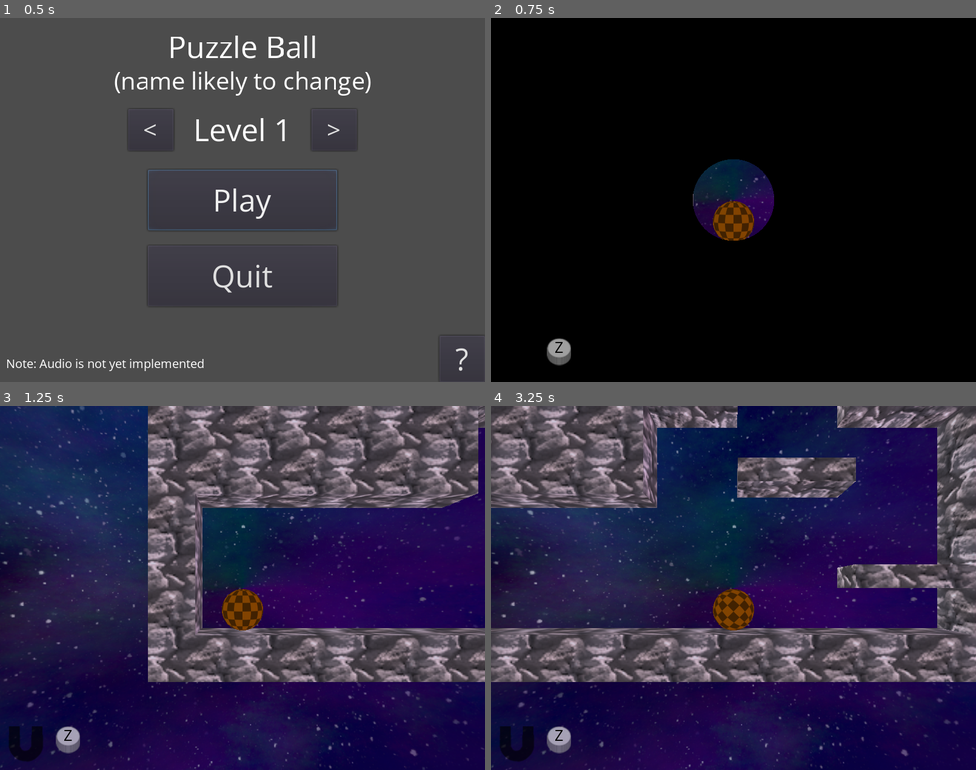
Above: before the commit, frames 1-4 (two rows, left to right).
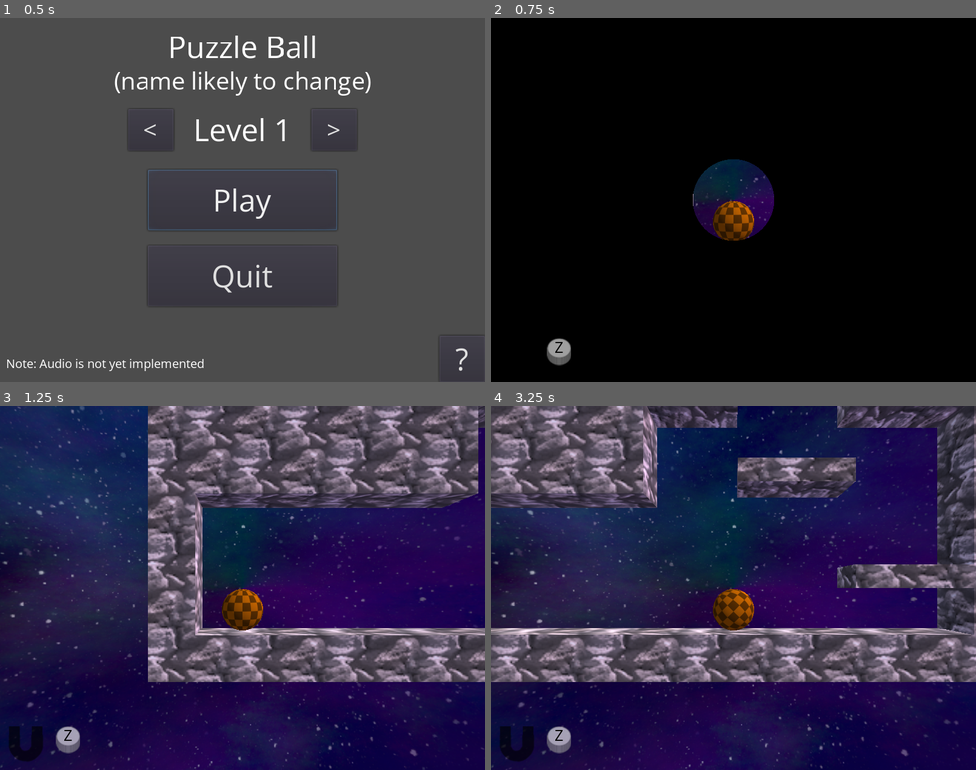
Above: after the commit, the same moments.

Repository: tomas7770/puzzle-ball
Game: Godot game, scene res://Scenes/UI/MainMenu/MainMenu.tscn
Two runs of this game, one before a commit and one after it. Both use one fixed random seed, a clock stepped at 60 frames per second and the inputs below.
Inputs (mouse positions are in pixels of both pictures, inside the frame that each line leads up to):
- Up to frame 1 (0.5 s): no input
- Up to frame 2 (0.75 s): click "Play" at 0.5 s
- Up to frame 3 (1.25 s): no input
- Up to frame 4 (3.25 s): tap Enter at 1.25 s; move the mouse to (840, 569) at 1.27 s; hold Right (plr1_right) 1.28-2 s; hold E (plr1_interact) 1.28-2 s; click (840, 569) at 1.42 s; tap Space (plr1_jump) at 1.52 s; drag from (636, 606) to (709, 660) at 2.02 s; move the mouse to (782, 507) at 2.77 s; hold Right (plr1_right) from 2.78 s (still down); hold E (plr1_interact) from 2.78 s (still down)

Frame 1 is identical in both runs. In frame 2, 0.3% of the frame differs, in the area x 41-55%, y 48-62%; in frame 3, 3.6%; in frame 4, 8.7%, in the area x 0-100%, y 0-63%.

Commit message:
Improve lighting

Diff:
--- /dev/null
+++ b/Scenes/DefaultLight/DefaultLight.tscn
@@ -0,0 +1,7 @@
+[gd_scene format=2]
+
+[node name="DefaultLight" type="Spatial"]
+
+[node name="DirectionalLight" type="DirectionalLight" parent="."]
+transform = Transform( 0.612372, 0.5, 0.612373, -0.707107, -4.14453e-08, 0.707107, 0.353553, -0.866025, 0.353553, 0, 0, 0 )
+light_energy = 0.75
--- a/Scenes/Levels/Level1/Level1.tscn
+++ b/Scenes/Levels/Level1/Level1.tscn
@@ -7,12 +7,12 @@
 [ext_resource path="res://addons/qodot/src/nodes/qodot_map.gd" type="Script" id=5]
 [ext_resource path="res://Scenes/ColoredBlock/ColoredBlock.tscn" type="PackedScene" id=6]
 [ext_resource path="res://textures/Map/rock.png" type="Texture" id=7]
+[ext_resource path="res://Scenes/DefaultLight/DefaultLight.tscn" type="PackedScene" id=8]
 [ext_resource path="res://Scenes/EndPortal/EndPortal.tscn" type="PackedScene" id=10]
 [ext_resource path="res://textures/BrownDoor.tres" type="Material" id=11]
 [ext_resource path="res://textures/GrayDoor.tres" type="Material" id=12]
 [ext_resource path="res://textures/GrayBlock.tres" type="Material" id=13]
 [ext_resource path="res://Scenes/ColoredDoor/ColoredDoor.tscn" type="PackedScene" id=14]
-
 
 [sub_resource type="BoxShape" id=15]
 extents = Vector3( 1, 3, 1 )
@@ -95,6 +95,8 @@
 
 [node name="PlayerBall" parent="." instance=ExtResource( 1 )]
 transform = Transform( 1, 0, 0, 0, 1, 0, 0, 0, 1, 3, 2, 0 )
+
+[node name="DefaultLight" parent="." instance=ExtResource( 8 )]
 
 [node name="BrownDoor" parent="." instance=ExtResource( 14 )]
 transform = Transform( 1, 0, 0, 0, 1, 0, 0, 0, 1, 12, 16, 0 )
--- a/Scenes/Levels/Level2/Level2.tscn
+++ b/Scenes/Levels/Level2/Level2.tscn
@@ -8,6 +8,7 @@
 [ext_resource path="res://Scenes/ColoredBlock/ColoredBlock.tscn" type="PackedScene" id=6]
 [ext_resource path="res://Scenes/ColoredDoor/ColoredDoor.tscn" type="PackedScene" id=7]
 [ext_resource path="res://textures/Map/rock.png" type="Texture" id=8]
+[ext_resource path="res://Scenes/DefaultLight/DefaultLight.tscn" type="PackedScene" id=9]
 [ext_resource path="res://textures/BlueDoor.tres" type="Material" id=10]
 [ext_resource path="res://Scenes/EndPortal/EndPortal.tscn" type="PackedScene" id=11]
 [ext_resource path="res://Scenes/RespawnButton/RespawnButton.tscn" type="PackedScene" id=12]
@@ -123,6 +124,8 @@
 
 [node name="PlayerBall" parent="." instance=ExtResource( 2 )]
 transform = Transform( 1, 0, 0, 0, 1, 0, 0, 0, 1, 13, 6, 0 )
+
+[node name="DefaultLight" parent="." instance=ExtResource( 9 )]
 
 [node name="GrayDoor" parent="." instance=ExtResource( 7 )]
 transform = Transform( 1, 0, 0, 0, 1, 0, 0, 0, 1, 5, 13, 0 )
--- a/Scenes/Levels/Level3/Level3.tscn
+++ b/Scenes/Levels/Level3/Level3.tscn
@@ -14,6 +14,7 @@
 [ext_resource path="res://Scenes/RespawnButton/RespawnButton.tscn" type="PackedScene" id=12]
 [ext_resource path="res://textures/GrayDoor.tres" type="Material" id=13]
 [ext_resource path="res://textures/GrayBlock.tres" type="Material" id=14]
+[ext_resource path="res://Scenes/DefaultLight/DefaultLight.tscn" type="PackedScene" id=15]
 
 [sub_resource type="BoxShape" id=151]
 extents = Vector3( 1, 2.5, 1 )
@@ -135,6 +136,8 @@
 
 [node name="PlayerBall" parent="." instance=ExtResource( 3 )]
 transform = Transform( 1, 0, 0, 0, 1, 0, 0, 0, 1, -20, 44, 0 )
+
+[node name="DefaultLight" parent="." instance=ExtResource( 15 )]
 
 [node name="GrayDoor" parent="." instance=ExtResource( 8 )]
 transform = Transform( 1, 0, 0, 0, 1, 0, 0, 0, 1, 33, 19.5, 0 )
--- a/Scenes/Levels/Level4/Level4.tscn
+++ b/Scenes/Levels/Level4/Level4.tscn
@@ -17,6 +17,7 @@
 [ext_resource path="res://textures/GrayDoor.tres" type="Material" id=15]
 [ext_resource path="res://textures/BrownForceField.tres" type="Material" id=16]
 [ext_resource path="res://Scenes/RespawnButton/RespawnButton.tscn" type="PackedScene" id=17]
+[ext_resource path="res://Scenes/DefaultLight/DefaultLight.tscn" type="PackedScene" id=18]
 
 [sub_resource type="BoxShape" id=8]
 extents = Vector3( 6, 1, 0.75 )
@@ -242,6 +243,8 @@
 [node name="PlayerBall" parent="." instance=ExtResource( 2 )]
 transform = Transform( 1, 0, 0, 0, 1, 0, 0, 0, 1, 3, 5, 0 )
 
+[node name="DefaultLight" parent="." instance=ExtResource( 18 )]
+
 [node name="GrayBlock" parent="." instance=ExtResource( 13 )]
 transform = Transform( 1, 0, 0, 0, 1, 0, 0, 0, 1, 4.5, 2, 0 )
 collision_layer = 5
--- a/Scenes/Levels/Level5/Level5.tscn
+++ b/Scenes/Levels/Level5/Level5.tscn
@@ -18,6 +18,7 @@
 [ext_resource path="res://textures/GrayForceField.tres" type="Material" id=16]
 [ext_resource path="res://Scenes/RespawnButton/RespawnButton.tscn" type="PackedScene" id=17]
 [ext_resource path="res://textures/GrayDoor.tres" type="Material" id=18]
+[ext_resource path="res://Scenes/DefaultLight/DefaultLight.tscn" type="PackedScene" id=19]
 
 [sub_resource type="BoxShape" id=12]
 extents = Vector3( 1, 0.75, 0.75 )
@@ -223,6 +224,8 @@
 [node name="PlayerBall" parent="." instance=ExtResource( 4 )]
 transform = Transform( 1, 0, 0, 0, 1, 0, 0, 0, 1, 15, 16, 0 )
 
+[node name="DefaultLight" parent="." instance=ExtResource( 19 )]
+
 [node name="PurpleBlock" parent="." instance=ExtResource( 7 )]
 transform = Transform( 1, 0, 0, 0, 1, 0, 0, 0, 1, 15, 10, 0 )
 collision_layer = 17
--- a/Scenes/Levels/Level6/Level6.tscn
+++ b/Scenes/Levels/Level6/Level6.tscn
@@ -20,6 +20,7 @@
 [ext_resource path="res://textures/BlueForceField.tres" type="Material" id=18]
 [ext_resource path="res://Scenes/EndPortal/EndPortal.tscn" type="PackedScene" id=19]
 [ext_resource path="res://textures/GrayForceField.tres" type="Material" id=20]
+[ext_resource path="res://Scenes/DefaultLight/DefaultLight.tscn" type="PackedScene" id=21]
 
 [sub_resource type="BoxShape" id=8]
 extents = Vector3( 1, 0.75, 0.75 )
@@ -494,6 +495,8 @@
 
 [node name="PlayerBall" parent="." instance=ExtResource( 6 )]
 transform = Transform( 1, 0, 0, 0, 1, 0, 0, 0, 1, -9, 10, 0 )
+
+[node name="DefaultLight" parent="." instance=ExtResource( 21 )]
 
 [node name="GrayBlock" parent="." instance=ExtResource( 7 )]
 transform = Transform( 1, 0, 0, 0, 1, 0, 0, 0, 1, -13, 16, 0 )
--- a/Scenes/Levels/Level7/Level7.tscn
+++ b/Scenes/Levels/Level7/Level7.tscn
@@ -14,6 +14,7 @@
 [ext_resource path="res://Scenes/ColoredDoor/ColoredDoor.tscn" type="PackedScene" id=12]
 [ext_resource path="res://textures/GrayDoor.tres" type="Material" id=13]
 [ext_resource path="res://textures/Map/rock.png" type="Texture" id=14]
+[ext_resource path="res://Scenes/DefaultLight/DefaultLight.tscn" type="PackedScene" id=15]
 
 [sub_resource type="BoxShape" id=9]
 extents = Vector3( 1, 0.75, 0.75 )
@@ -88,6 +89,8 @@
 
 [node name="PlayerBall" parent="." instance=ExtResource( 4 )]
 transform = Transform( 1, 0, 0, 0, 1, 0, 0, 0, 1, 25, 2, 0 )
+
+[node name="DefaultLight" parent="." instance=ExtResource( 15 )]
 
 [node name="GrayBlock" parent="." instance=ExtResource( 7 )]
 transform = Transform( 1, 0, 0, 0, 1, 0, 0, 0, 1, 29, 2, 0 )
--- a/default_env.tres
+++ b/default_env.tres
@@ -11,4 +11,4 @@
 background_color = Color( 0, 0.054902, 0.156863, 1 )
 ambient_light_color = Color( 1, 1, 1, 1 )
 ambient_light_energy = 1.5
-ambient_light_sky_contribution = 0.5
+ambient_light_sky_contribution = 0.7
Not shown: 1 places in Scenes/Levels/Level1/Level1.tscn that only renumber resources
Not shown: 1 places in Scenes/Levels/Level2/Level2.tscn that only renumber resources
Not shown: 1 places in Scenes/Levels/Level3/Level3.tscn that only renumber resources
Not shown: 1 places in Scenes/Levels/Level4/Level4.tscn that only renumber resources
Not shown: 1 places in Scenes/Levels/Level5/Level5.tscn that only renumber resources
Not shown: 1 places in Scenes/Levels/Level6/Level6.tscn that only renumber resources
Not shown: 1 places in Scenes/Levels/Level7/Level7.tscn that only renumber resources
